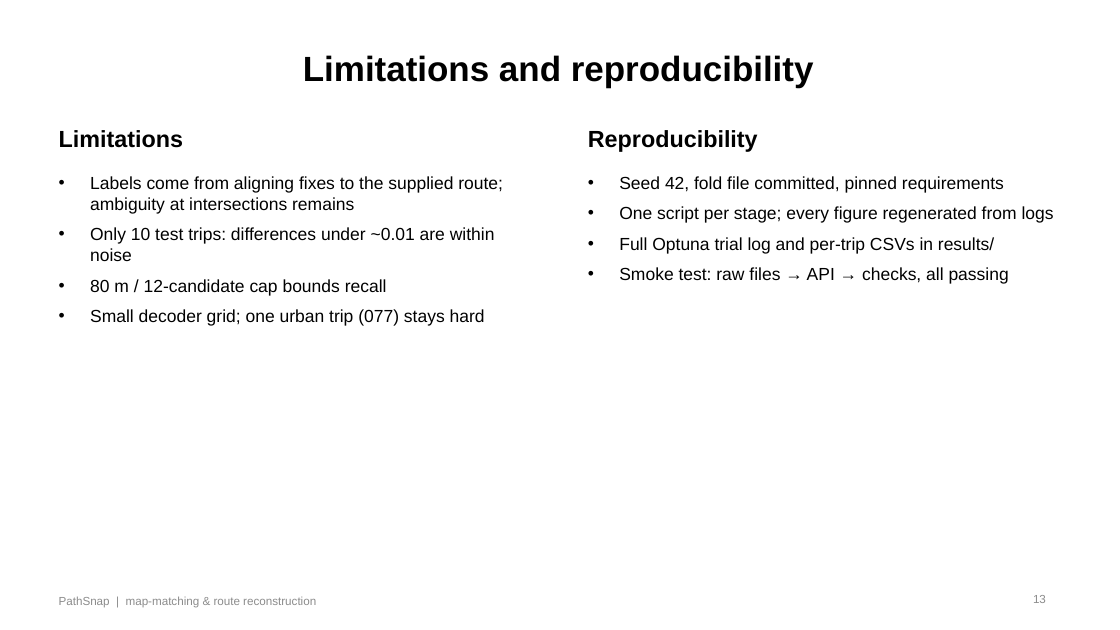
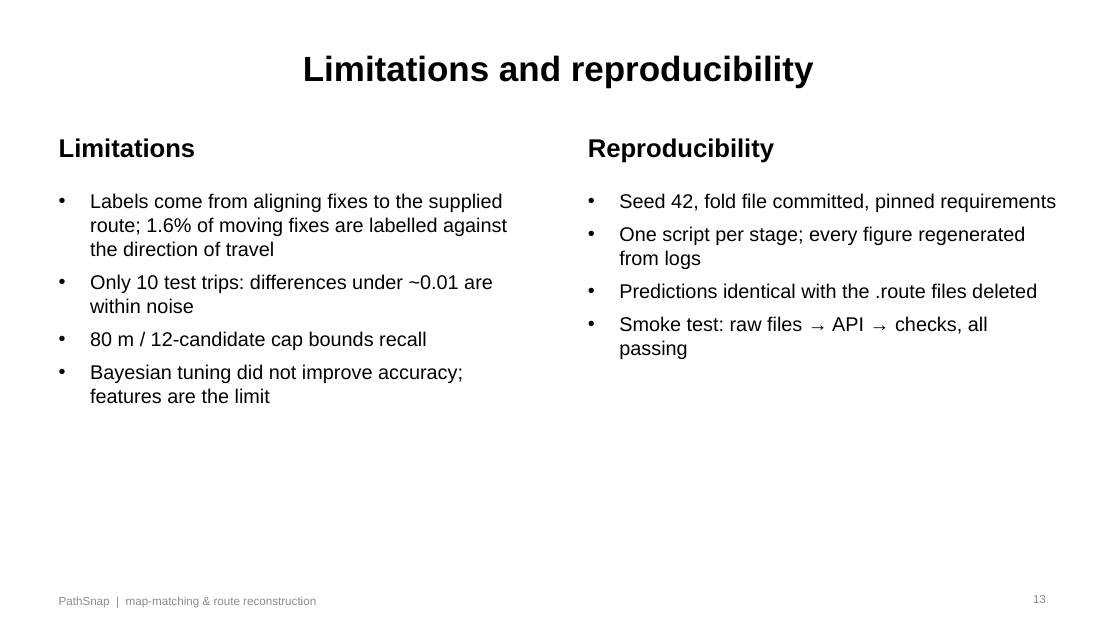
Before and after one commit to Sonuaadi0706/pathsnap-map-matching, a slide deck: slide 13 of deck/PathSnap_Pitch_Deck.pptx. Drawn at 1120x630 pixels with LibreOffice and Linux fonts; fonts in the diff are those of the drawing. Boxes give left, top, right and bottom in pixels: in the first picture for what was removed or moved away, otherwise in the second. Text is boxed around its words. In the diff, an @@ line names an element or a change of style, - is before the commit and + after.

Commit message:
Audit pass: route re-alignment decoder step, error/label-noise analysis, leakage check, updated report and deck
- pathsnap/hmm.py: realign_to_route (reference-free), selected on training OOF (top-1 0.9377 -> 0.9572)
- scripts/realign_eval.py, scripts/error_analysis.py with result files
- API/UI report three stages; all ten student-test trips logged through the live API
- report: Viterbi recurrence, before/after table, residual-error breakdown, conclusion

```diff
--- a/deck/PathSnap_Pitch_Deck.pptx
+++ b/deck/PathSnap_Pitch_Deck.pptx
@@ text "Limitations": place and size @@
-text "Limitations" at [59,130,183,148]
+text "Limitations" at [59,138,196,158]
@@ text "Limitations" at [59,138,196,158]: size 20 to 22 pt @@
@@ text "Reproducibility": place and size @@
-text "Reproducibility" at [588,130,758,152]
+text "Reproducibility" at [588,138,774,163]
@@ text "Reproducibility" at [588,138,774,163]: size 20 to 22 pt @@
@@ text "Labels come from aligning fixes ...": place and size @@
-text "Labels come from aligning fixes ..." at [90,176,503,326]
+text "Labels come from aligning fixes ..." at [90,193,507,404]
@@ text at [90,193,507,257]: text changed; size 15 to 17 pt @@
-• Labels come from aligning fixes to the supplied route; ambiguity at intersections remains
+• Labels come from aligning fixes to the supplied route; 1.6% of moving fixes are labelled against the direction of travel
@@ text "Seed 42, fold file committed, ...": place and size @@
-text "Seed 42, fold file committed, ..." at [619,176,1054,284]
+text "Seed 42, fold file committed, ..." at [619,193,1056,359]
@@ text at [619,193,1056,359]: size 15 to 17 pt in "Seed 42, fold file committed, pinned requirements", "One script per stage; every figure regenerated ...", "Smoke test: raw files → API → ..." @@
@@ text at [90,274,493,350]: size 15 to 17 pt in "Only 10 test trips: differences under ~0.01 ...", "80 m / 12-candidate cap bounds recall" @@
@@ text at [619,283,1037,299]: text changed; size 15 to 17 pt @@
-• Full Optuna trial log and per-trip CSVs in results/
+• Predictions identical with the .route files deleted
@@ text at [90,364,463,404]: text changed; size 15 to 17 pt @@
-• Small decoder grid; one urban trip (077) stays hard
+• Bayesian tuning did not improve accuracy; features are the limit
```
Also in this commit, not shown: 3 other slides changed, 1 slide added, 40 other files.
